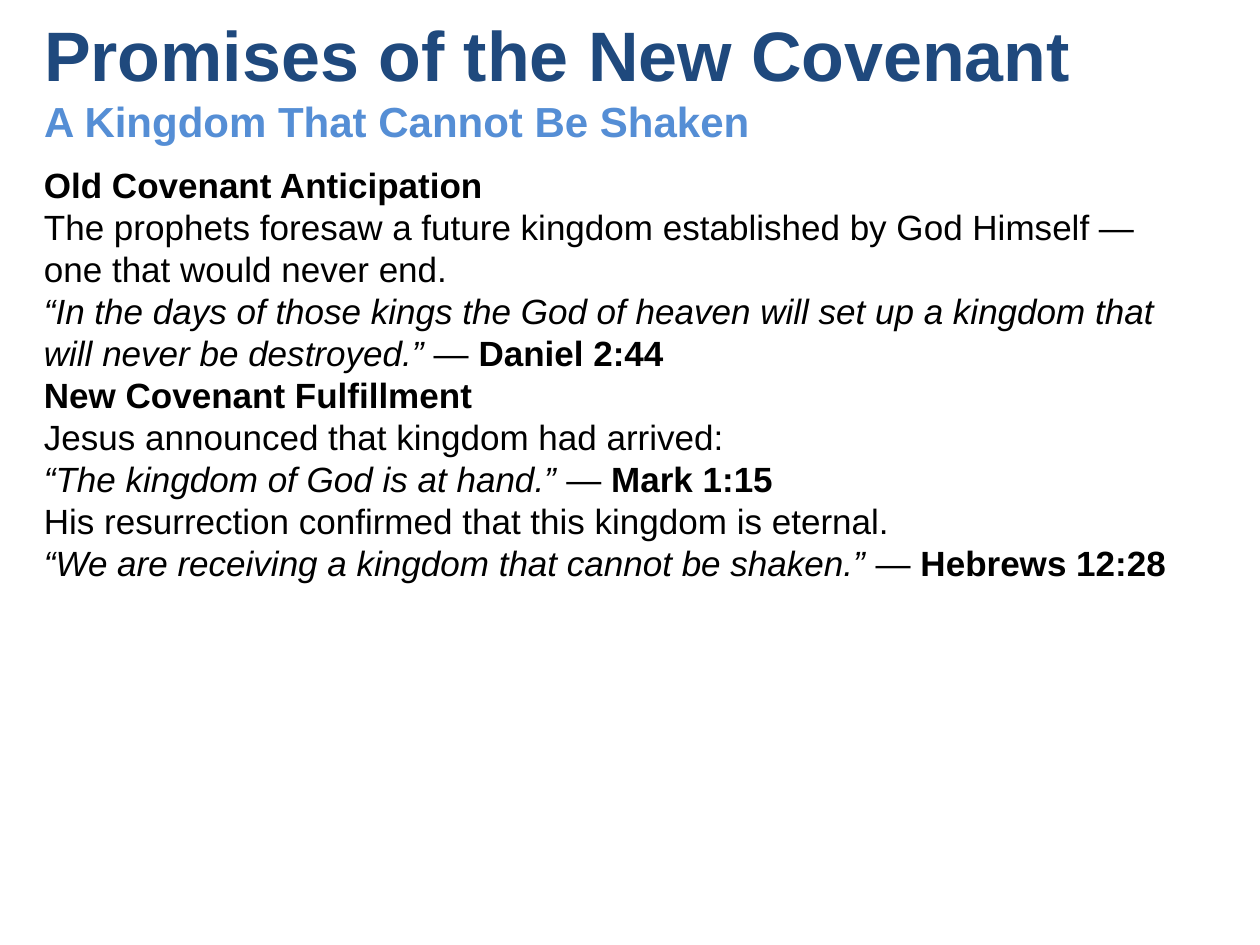
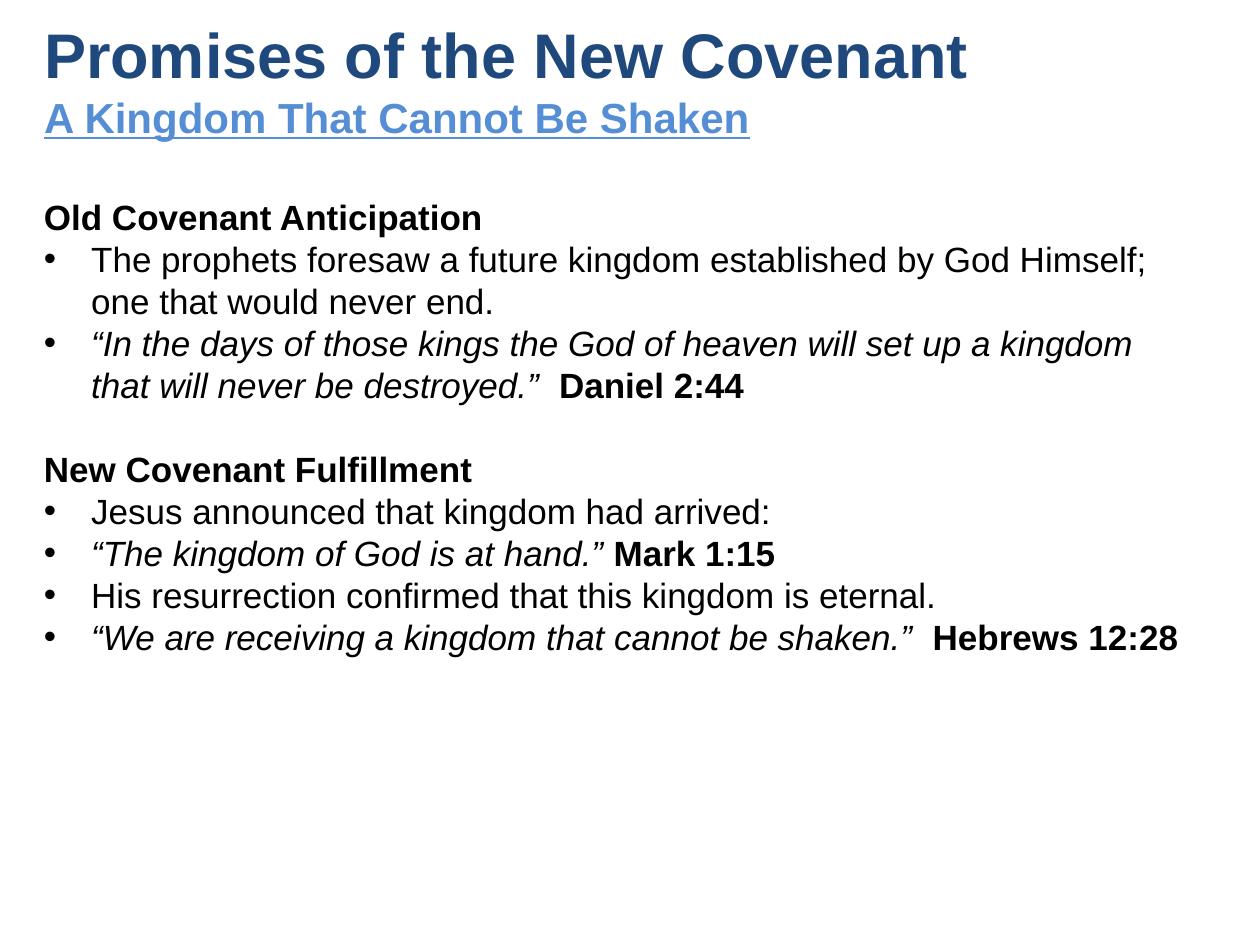
Before and after one commit to UsefulEngines/EvangelismPublic, a slide deck: slide 10 of 2025-Q4/Promises5/2025-11-02-Promises5.pptx. Drawn at 1260x945 pixels with LibreOffice and Linux fonts; fonts in the diff are those of the drawing. Boxes give left, top, right and bottom in pixels: in the first picture for what was removed or moved away, otherwise in the second. Text is boxed around its words. In the diff, an @@ line names an element or a change of style, - is before the commit and + after.

```diff
--- a/2025-Q4/Promises5/2025-11-02-Promises5.pptx
+++ b/2025-Q4/Promises5/2025-11-02-Promises5.pptx
@@ text "Promises of the New Covenant ..." at (44, 32, 968, 141): size 40 to 36 pt in "Promises of the New Covenant"; underline on in "A Kingdom That Cannot Be Shaken" @@
@@ text "Old Covenant Anticipation": place and size @@
-text "Old Covenant Anticipation" at (44, 172, 1166, 583)
+text "Old Covenant Anticipation" at (44, 204, 1178, 657)
@@ text at (91, 246, 1146, 405): text changed @@
-The prophets foresaw a future kingdom established by God Himself — one that would never end.
-“In the days of those kings the God of heaven will set up a kingdom that will never be destroyed.” — Daniel 2:44
+• The prophets foresaw a future kingdom established by God Himself; one that would never end.
+• “In the days of those kings the God of heaven will set up a kingdom that will never be destroyed.” Daniel 2:44
@@ text at (91, 498, 936, 615): bullet none to • @@
@@ text at (91, 540, 775, 573): text changed @@
-“The kingdom of God is at hand.” — Mark 1:15
+• “The kingdom of God is at hand.” Mark 1:15
@@ text at (91, 624, 1178, 657): text changed @@
-“We are receiving a kingdom that cannot be shaken.” — Hebrews 12:28
+• “We are receiving a kingdom that cannot be shaken.” Hebrews 12:28
```
Also in this commit, not shown: 9 other slides changed, 1 other file.
